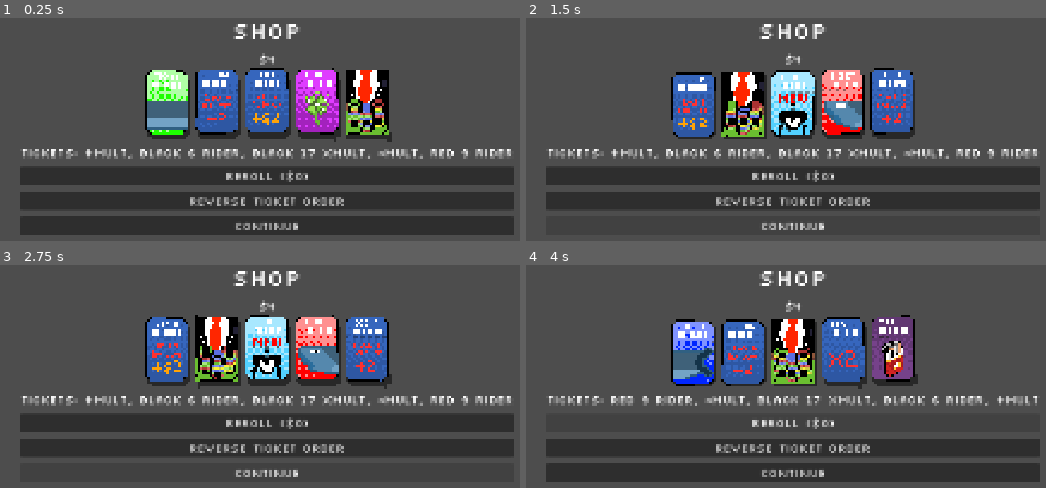
Above: before the commit, frames 1-4 (two rows, left to right).
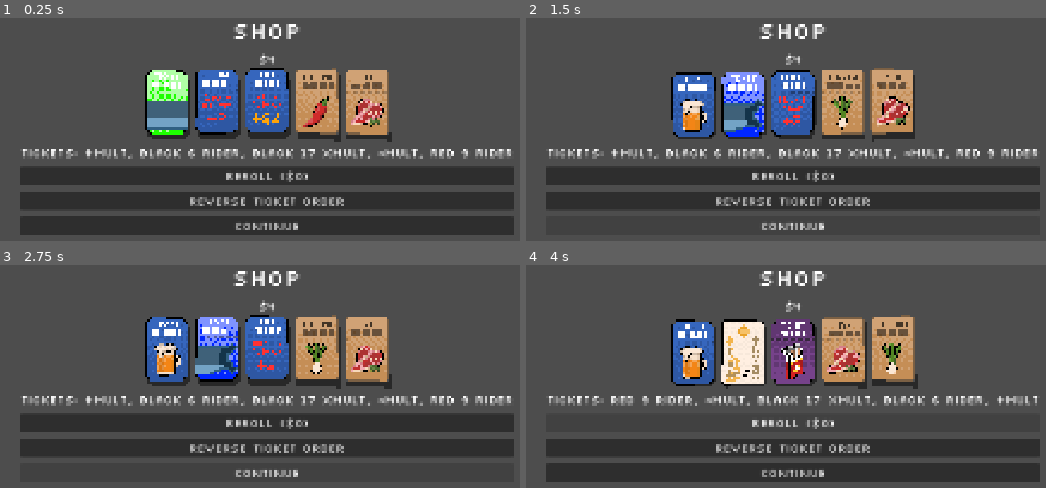
Above: after the commit, the same moments.

Repository: ross-ca/roulette-wheel
Game: Godot game, scene res://scenes/shop/shop.tscn
Two runs of this game, one before a commit and one after it. Both use one fixed random seed, a clock stepped at 60 frames per second and the inputs below. This scene is started directly instead of the project's main scene.
Inputs:
- Up to frame 1 (0.25 s): no input
- Up to frame 2 (1.5 s): click "Reroll ($0)" at 0.5 s; click "Continue" at 1.25 s
- Up to frame 3 (2.75 s): click "Continue" at 2 s
- Up to frame 4 (4 s): click "Reverse ticket order" at 2.75 s; click "Reroll ($0)" at 3.5 s

The runs differ from the first frame. In frame 1, 4.8% of the frame differs, in the area x 56-75%, y 22-56%; in frame 2, 9.8%; in frame 3, 9.8%; in frame 4, 11%, in the area x 28-76%, y 22-56%.

Commit message:
Add consumables to shop (may not be final behaviour)

Diff:
--- a/scenes/run/steps/shop_step.gd
+++ b/scenes/run/steps/shop_step.gd
@@ -3,13 +3,15 @@
 ## A visit to the shop between rounds.
 
 ## How many tickets the shop offers.
-const SLOTS := 5
+const SLOTS := 3
+## How many consumables the shop offers, after the tickets.
+const CONSUMABLE_SLOTS := 2
 ## What a reroll costs before modifiers change it. Placeholder: 0 makes rerolls free.
 const REROLL_COST := 0
 
-## What the shop is offering, in slot order. Kept on the step so it's saved with the run: leaving
-## and resuming the shop shows the same stock instead of rolling it again.
-@export var stock: Array[Ticket] = []
+## What the shop is offering, in slot order: the tickets, then the consumables. Kept on the step so
+## it's saved with the run: leaving and resuming the shop shows the same stock instead of rolling it again.
+@export var stock: Array[Modifier] = []
 ## True once the stock has been rolled, so a shop that sells out isn't restocked on a reload.
 @export var stocked := false
 
@@ -19,21 +21,33 @@
 	phase_scene = load("res://scenes/shop/shop.tscn")
 
 
-## Rolls the stock from `database` by rarity, one ticket per slot and no ticket twice, using the run's
-## RNG. Does nothing if it's already been rolled. The database may have fewer tickets than slots.
-func stock_up(run: RunState, database: TicketDatabase) -> void:
+## Rolls the stock by rarity, one item per slot and none twice, using the run's RNG: tickets from
+## `tickets`, then consumables from `consumables`. Does nothing if it's already been rolled. A database
+## may have fewer items than slots.
+func stock_up(run: RunState, tickets: TicketDatabase, consumables: ConsumableDatabase) -> void:
 	if stocked:
 		return
+	var rolled_tickets: Array[Ticket] = []
 	for i in SLOTS:
-		var template := database.roll(run.rng, stock)
+		var template := tickets.roll(run.rng, rolled_tickets)
 		if template == null:
 			break
-		stock.append(database.create(template.id))
+		var ticket := tickets.create(template.id)
+		rolled_tickets.append(ticket)
+		stock.append(ticket)
+	var rolled_consumables: Array[Consumable] = []
+	for i in CONSUMABLE_SLOTS:
+		var template := consumables.roll(run.rng, rolled_consumables)
+		if template == null:
+			break
+		var consumable := consumables.create(template.id)
+		rolled_consumables.append(consumable)
+		stock.append(consumable)
 	stocked = true
 
 
 ## Throws the stock away and rolls it again.
-func reroll(run: RunState, database: TicketDatabase) -> void:
+func reroll(run: RunState, tickets: TicketDatabase, consumables: ConsumableDatabase) -> void:
 	stock.clear()
 	stocked = false
-	stock_up(run, database)
+	stock_up(run, tickets, consumables)
--- a/scenes/shop/shop.gd
+++ b/scenes/shop/shop.gd
@@ -29,7 +29,7 @@
 		_run.current_step = _step
 
 	if not _step.stocked:
-		_step.stock_up(_run, Game.TICKET_DATABASE)
+		_step.stock_up(_run, Game.TICKET_DATABASE, Game.CONSUMABLE_DATABASE)
 		Game.save_run()
 	_stock.set_items(_step.stock)
 	_refresh()
@@ -55,7 +55,7 @@
 	if _run.money < cost:
 		return
 	_run.money -= cost
-	_step.reroll(_run, Game.TICKET_DATABASE)
+	_step.reroll(_run, Game.TICKET_DATABASE, Game.CONSUMABLE_DATABASE)
 	_stock.set_items(_step.stock)
 	Game.save_run()
 	_refresh()
Not shown, changed: docs/architecture.md
Not shown, changed: docs/scene-flow.md
